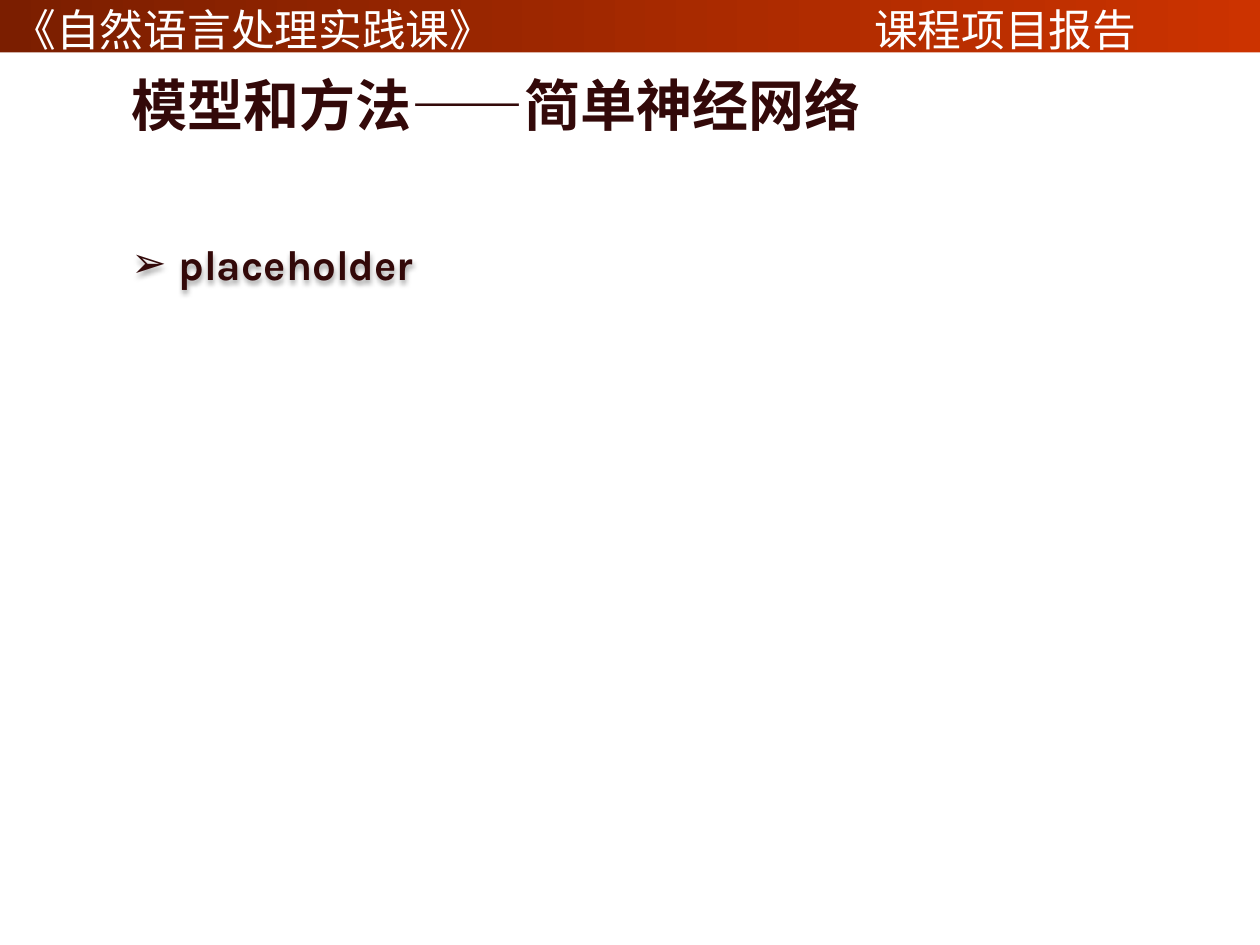
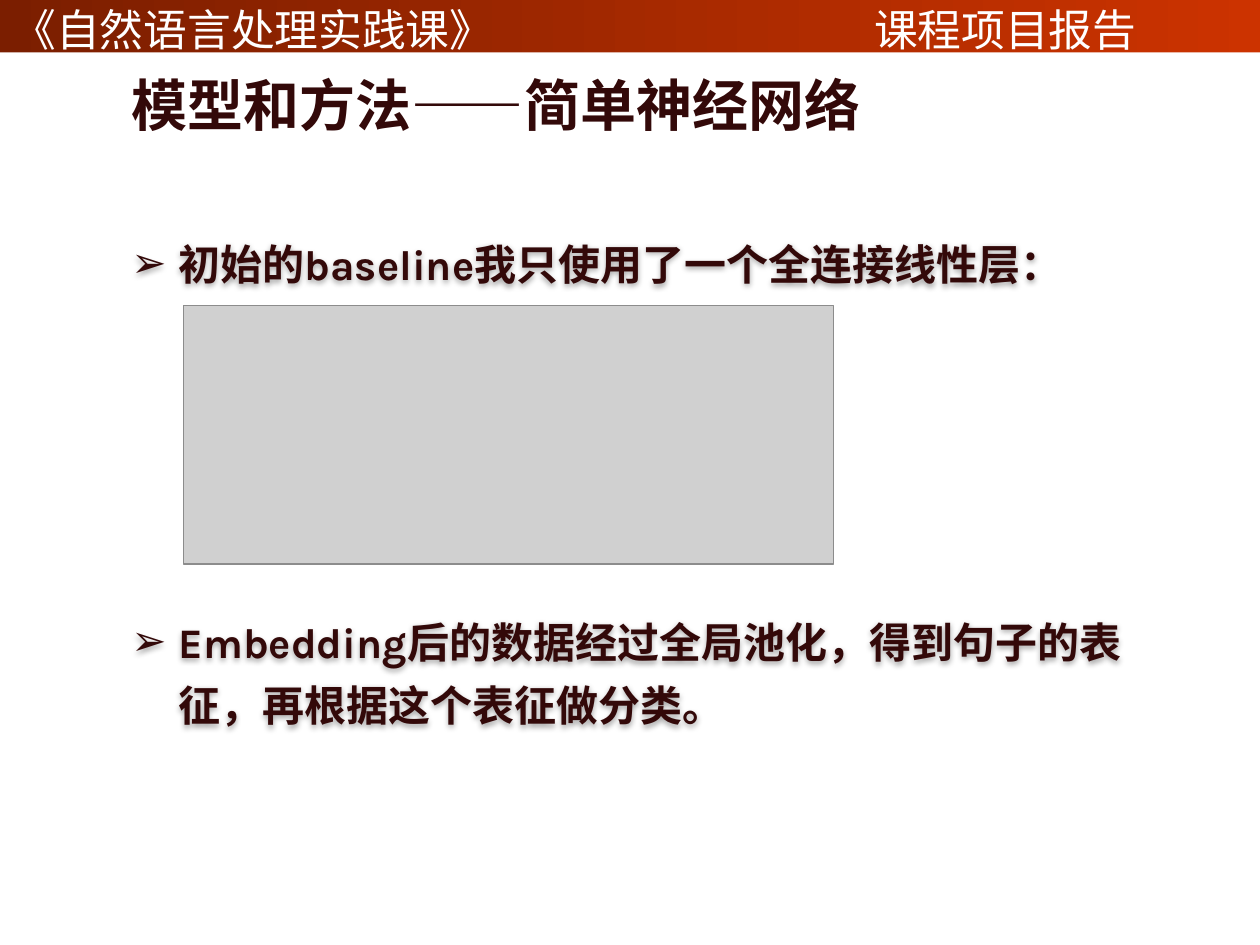
Before and after one commit to yuanyehome/nlp-project-1, a slide deck: slide 4 of report2.pptx. Drawn at 1260x945 pixels with LibreOffice and Linux fonts; fonts in the diff are those of the drawing; grey boxes stand for pictures; background and template pictures are left out. Boxes give left, top, right and bottom in pixels: in the first picture for what was removed or moved away, otherwise in the second. Text is boxed around its words. In the diff, an @@ line names an element or a change of style, - is before the commit and + after.

```diff
--- a/report2.pptx
+++ b/report2.pptx
@@ text removed at box(179, 251, 414, 291) @@
-➢ placeholder
@@ text added at box(179, 244, 1122, 727), 24 pt, text #330909, bold @@
+➢ 初始的baseline我只使用了一个全连接线性层：
+➢ Embedding后的数据经过全局池化，得到句子的表征，再根据这个表征做分类。
@@ picture added at box(184, 306, 834, 564) @@
```
Also in this commit, not shown: 5 other slides changed, 6 slides added.
